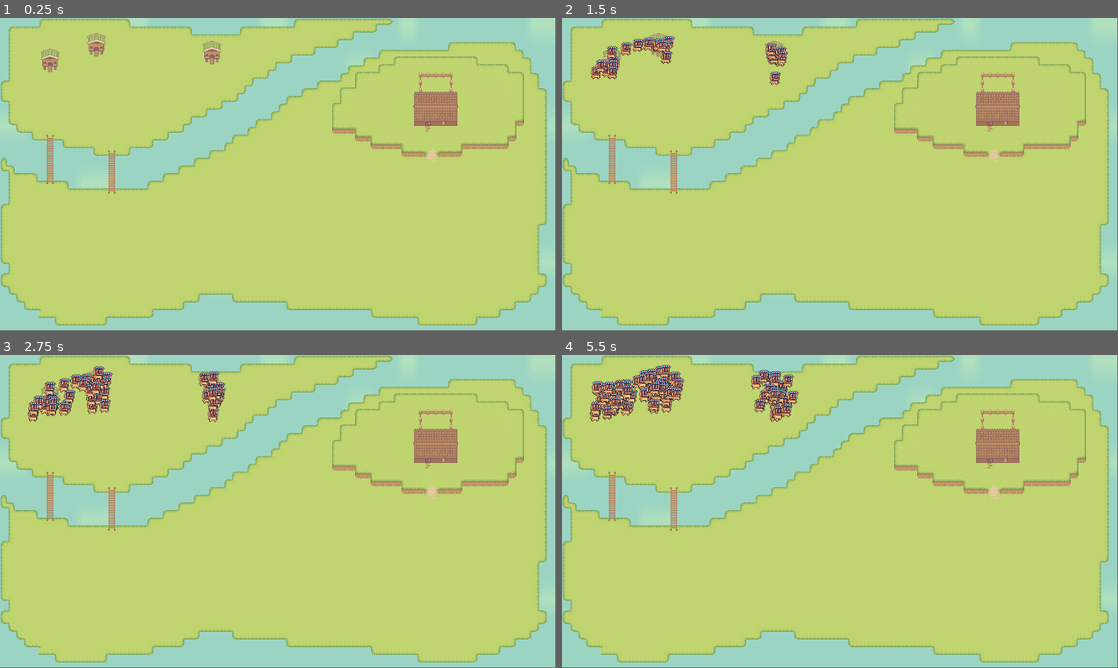
Above: before the commit, frames 1-4 (two rows, left to right).
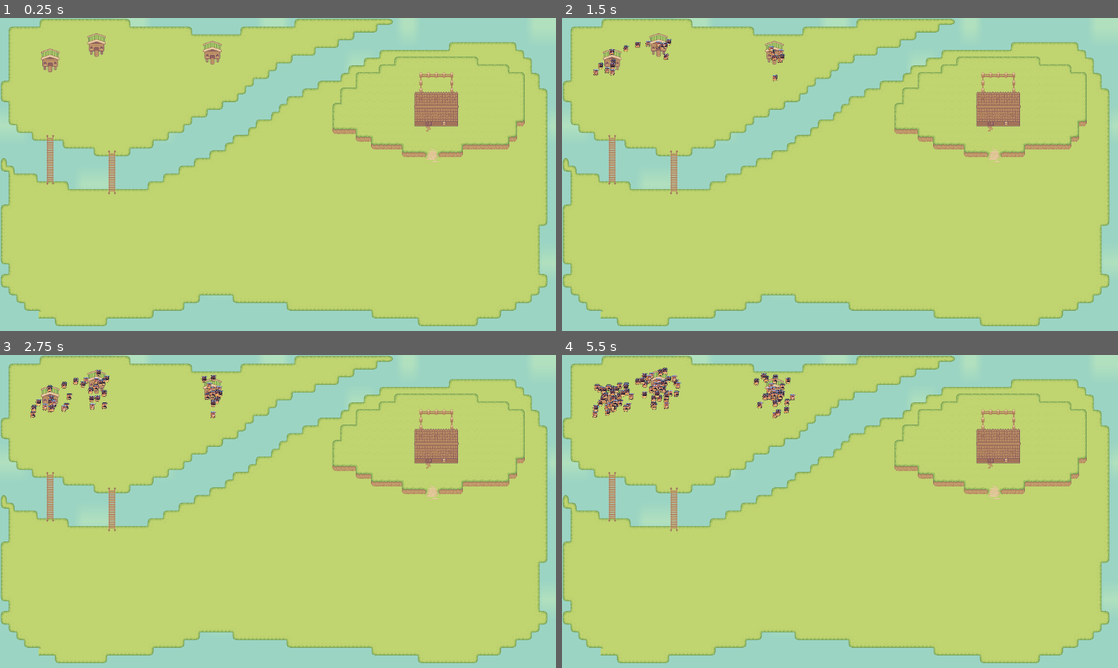
Above: after the commit, the same moments.

Repository: maxp3ng/godotjam
Game: Godot game, scene res://node_3d.tscn
The game is run twice, just before and just after one commit, with the same random seed, the same clock (stepped at 60 frames per second) and the same inputs.
Inputs:
- Up to frame 1 (0.25 s): no input
- Up to frame 2 (1.5 s): tap Enter at 0.5 s
- Up to frame 3 (2.75 s): tap Space at 2 s
- Up to frame 4 (5.5 s): no input
In our replay, the window is 799x449 before the commit and 800x450 after it. These sizes can differ from the game's own. Grey fills any space a smaller window leaves; there, only what the larger window draws over its background counts as a difference.

The runs differ from the first frame. In frame 1, 2.0% of the frame differs, in the area x 0-99%, y 0-99%; in frame 2, 3.0%; in frame 3, 3.7%; in frame 4, 4.6%.

Commit message:
fixed window resizing, and implemented (currently broken) group motions

Diff:
--- a/enemy.gd
+++ b/enemy.gd
@@ -3,9 +3,15 @@
 var target_pos1: Vector2
 var v: float = 100
 var move := false
-
+var rng = RandomNumberGenerator.new()
+var sep_r := 2
+var sep_s := 10
 
 func _ready():
+
+	add_to_group("enemies")
+	rng.randomize()
+
 	var op = position
 	var shake = Vector2(randf_range(-20,20), randf_range(-15, 15))
 	position += shake
@@ -33,8 +39,30 @@
 	if move:
 		var d = target_pos1 - global_position
 		if d.length() > 5:
-			print(d)
-			global_position += d.normalized() * v * delta
+
+			var d0 = d.normalized()
+			var offset = Vector2(rng.randf_range(-0.1,0.1), rng.randf_range(-0.1, 0.1))
+			var df = (d0 + offset).normalized()
+			#global_position += df * v * delta
+			#print(d)
+			#global_position += d.normalized() * v * delta
+			var sep = Vector2.ZERO
+			var n_neighboors = 0
+			for i in get_tree().get_nodes_in_group("enemies"):
+				if i == self:
+					continue
+				var diff = global_position - i.global_position
+				var dist = diff.length()
+
+				if dist > 0 and dist < sep_r:
+					sep += diff.normalized() * ((sep_r - dist) / sep_r)
+					n_neighboors += 1
+				if n_neighboors > 0:
+					sep /= n_neighboors
+					sep = sep.normalized() * (sep_s / v)
+
+				var new_dir =  (d0 + sep).normalized()
+				global_position += new_dir * v * delta
 		else:
 			move = false
 			var idle_anim = $AnimatedSprite2D
--- a/enemy.tscn
+++ b/enemy.tscn
@@ -183,5 +183,6 @@
 
 [node name="AnimatedSprite2D" type="AnimatedSprite2D" parent="."]
 texture_filter = 1
+scale = Vector2(0.5, 0.5)
 sprite_frames = SubResource("SpriteFrames_qi2p4")
 animation = &"walk"
--- a/node_3d.tscn
+++ b/node_3d.tscn
@@ -929,6 +929,8 @@
 sources/7 = SubResource("TileSetAtlasSource_lggff")
 sources/8 = SubResource("TileSetAtlasSource_2yde8")
 
+[sub_resource type="Curve2D" id="Curve2D_tuemg"]
+
 [node name="Node" type="Node"]
 
 [node name="TextureRect" type="TextureRect" parent="."]
@@ -995,3 +997,7 @@
 
 [node name="PathMarker" type="Marker2D" parent="."]
 position = Vector2(104, 351)
+
+[node name="Path2D" type="Path2D" parent="."]
+position = Vector2(68, 64)
+curve = SubResource("Curve2D_tuemg")
--- a/project.godot
+++ b/project.godot
@@ -13,3 +13,9 @@
 config/name="test"
 run/main_scene="uid://cdkk2vfihhp31"
 config/features=PackedStringArray("4.4", "Forward Plus")
+
+[display]
+
+window/stretch/mode="viewport"
+window/stretch/aspect="expand"
+window/stretch/scale_mode="integer"
--- a/spawner.gd
+++ b/spawner.gd
@@ -8,6 +8,7 @@
 var spawn_tick := 1 #s
 var spawn_duration := 10 #s
 var timer := Timer.new()
+var rng = RandomNumberGenerator.new()
 
 func _ready():
 	var tgt := get_parent().get_node("PathMarker")
@@ -35,7 +36,9 @@
 
 	for i in enemies:
 		if i and i.is_inside_tree():
-			i.move_sprite(tgt.global_position)
+			#i.move_sprite(tgt.global_position)
+			move_enemy_group(i, tgt.global_position)
+
 	await get_tree().create_timer(10).timeout
 	get_tree().quit()
 
@@ -58,7 +61,18 @@
 			enemies.append(enemy)
 
 
-
+func move_enemy_group(enemy, tgt: Vector2) -> void:
+	var delay = rng.randf_range(0,0.5)
+	await get_tree().create_timer(delay).timeout
+	enemy.move_sprite(tgt)
+	#var timer_delay = Timer.new()
+	#timer_delay.wait_time = delay
+	#timer_delay.one_shot = true
+	#timer_delay.connect("timeout", Callable(self, "_on_enemy_delay_timeout"), [enemy, tgt])
+	##await get_tree().create_timer(timer_delay).timeout
+	##enemy.move_sprite(tgt)
+	#add_child(timer_delay)
+	#timer_delay.start()
 
 #func _on_timer_timeout() -> void:
 #
Not shown: 1 places in node_3d.tscn that only renumber resources
